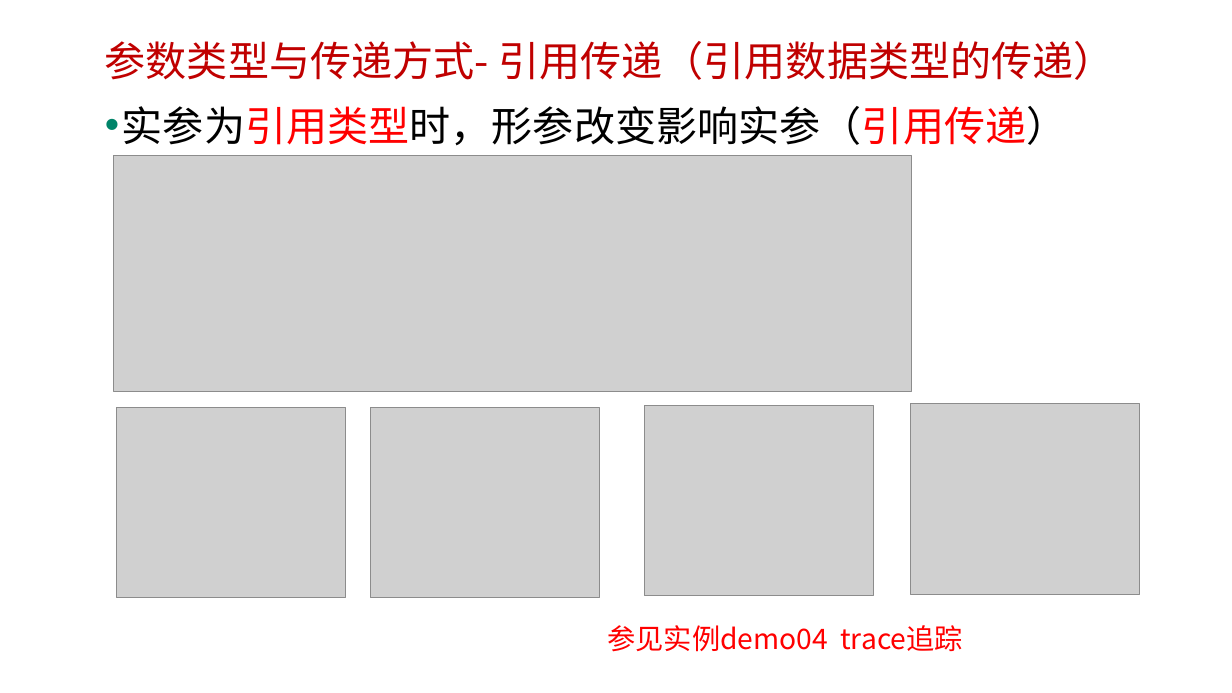
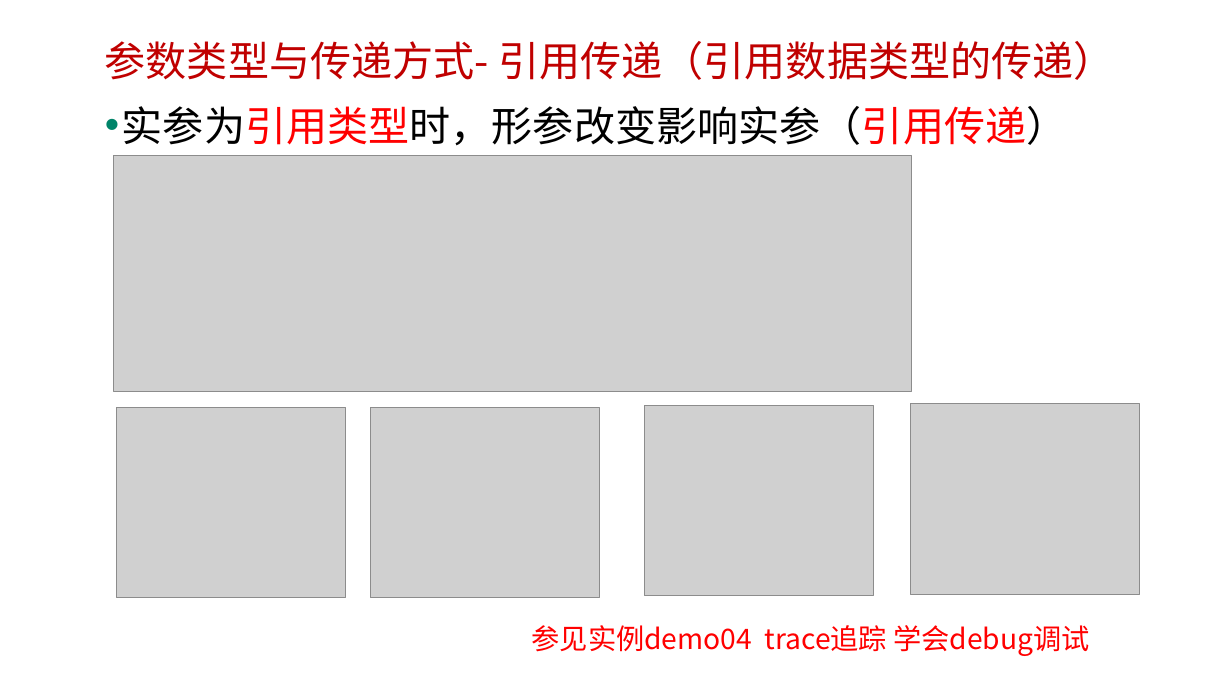
Before and after one commit to edu2act/course-javascript-advanced, a slide deck: slide 13 of 课程PPT/04.JavaScript函数进阶一.pptx. Drawn at 1232x693 pixels with LibreOffice and Linux fonts; fonts in the diff are those of the drawing; grey boxes stand for pictures; background and template pictures are left out. Boxes give left, top, right and bottom in pixels: in the first picture for what was removed or moved away, otherwise in the second. Text is boxed around its words. In the diff, an @@ line names an element or a change of style, - is before the commit and + after.

```diff
--- a/课程PPT/04.JavaScript函数进阶一.pptx
+++ b/课程PPT/04.JavaScript函数进阶一.pptx
@@ text at (532, 625, 1089, 656): text changed @@
-参见实例demo04 trace追踪
+参见实例demo04 trace追踪 学会debug调试
```
Also in this commit, not shown: 3 other slides changed, 2 slides added, 5 other files.
